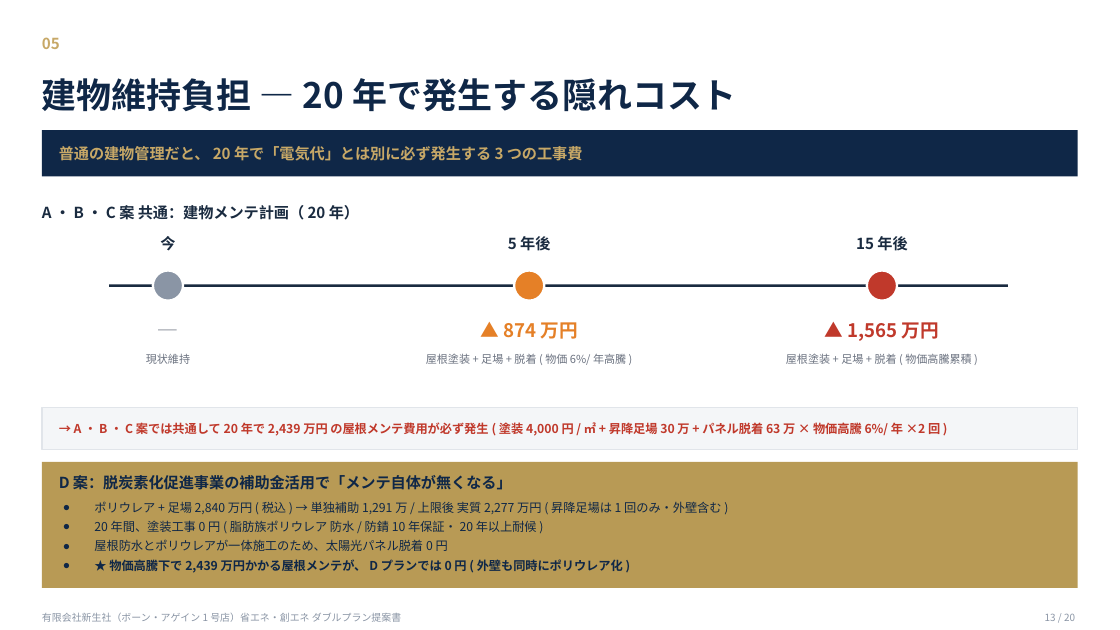
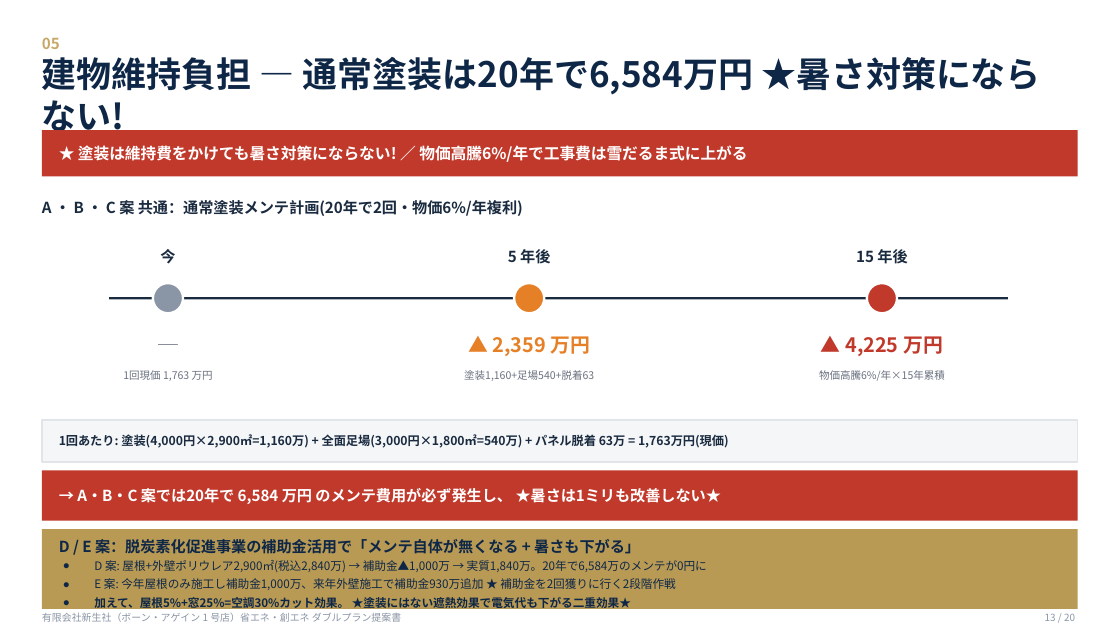
Before and after one commit to t-terasaki-beep/syscom-sustainashield, a slide deck: slide 13 of proposals/shinseisha/新生社様_省エネ創エネダブルプラン提案書.pptx. Drawn at 1120x630 pixels with LibreOffice and Linux fonts; fonts in the diff are those of the drawing. Boxes give left, top, right and bottom in pixels: in the first picture for what was removed or moved away, otherwise in the second. Text is boxed around its words. In the diff, an @@ line names an element or a change of style, - is before the commit and + after.

Commit message:
新生社 MP3音声埋め込み・5プラン完成版

```diff
--- a/proposals/shinseisha/新生社様_省エネ創エネダブルプラン提案書.pptx
+++ b/proposals/shinseisha/新生社様_省エネ創エネダブルプラン提案書.pptx
@@ text at [42, 57, 1041, 139]: text changed @@
-建物維持負担 ― 20 年で発生する隠れコスト
+建物維持負担 ― 通常塗装は20年で6,584万円 ★暑さ対策にならない!
@@ rectangle at [42, 130, 1078, 176]: fill #0F2747 to #C0392B @@
@@ text at [78, 145, 747, 162]: text changed; size 13 to 13.5 pt; text colour #C7A867 to #FFFFFF @@
-普通の建物管理だと、 20 年で「電気代」とは別に必ず発生する 3 つの工事費
+★ 塗装は維持費をかけても暑さ対策にならない! ／ 物価高騰6%/年で工事費は雪だるま式に上がる
@@ text at [42, 198, 523, 218]: text changed @@
-A ・ B ・ C 案 共通：建物メンテ計画（ 20 年）
+A ・ B ・ C 案 共通：通常塗装メンテ計画(20年で2回・物価6%/年複利)
@@ 3 texts: place and size @@
-3 texts at [160, 236, 907, 251]
+3 texts at [160, 249, 907, 264]
@@ text "─": place and size @@
-text "─" at [59, 315, 277, 344]
+text "─" at [59, 328, 277, 361]
@@ text "─" at [59, 328, 277, 361]: size 16 to 17 pt @@
@@ text removed at [146, 354, 190, 364] @@
-現状維持
@@ text at [493, 336, 590, 356]: text changed; size 16 to 17 pt @@
-▲ 874 万円
+▲ 2,359 万円
@@ text at [845, 336, 943, 356]: text changed; size 16 to 17 pt @@
-▲ 1,565 万円
+▲ 4,225 万円
@@ text added at [123, 370, 213, 381], 9 pt, text #6B7280 @@
+1回現価 1,763 万円
@@ text at [464, 370, 594, 381]: text changed; size 9.5 to 9 pt @@
-屋根塗装 + 足場 + 脱着 ( 物価 6%/ 年高騰 )
+塗装1,160+足場540+脱着63
@@ text at [819, 370, 945, 381]: text changed; size 9.5 to 9 pt @@
-屋根塗装 + 足場 + 脱着 ( 物価高騰累積 )
+物価高騰6%/年×15年累積
@@ 3 ellipses, 1 line, 1 rectangle: place and size @@
-3 ellipses, 1 line, 1 rectangle at [42, 271, 1078, 450]
+3 ellipses, 1 line, 1 rectangle at [42, 283, 1078, 462]
@@ text added at [59, 434, 729, 448], 10.5 pt, text #1A2B40, bold @@
+1回あたり: 塗装(4,000円×2,900㎡=1,160万) + 全面足場(3,000円×1,800㎡=540万) + パネル脱着 63万 = 1,763万円(現価)
@@ rectangle added at [42, 471, 1078, 521], fill #C0392B @@
@@ text at [77, 488, 721, 504]: text changed; size 10.5 to 13 pt; text colour #C0392B to #FFFFFF @@
-→ A ・ B ・ C 案では共通して 20 年で 2,439 万円 の屋根メンテ費用が必ず発生 ( 塗装 4,000 円 / ㎡ + 昇降足場 30 万 + パネル脱着 63 万 × 物価高騰 6%/ 年 ×2 回 )
+→ A・B・C 案では20年で 6,584 万円 のメンテ費用が必ず発生し、 ★暑さは1ミリも改善しない★
@@ text removed at [94, 501, 721, 573] @@
-● ポリウレア + 足場 2,840 万円 ( 税込 ) → 単独補助 1,291 万 / 上限後 実質 2,277 万円 ( 昇降足場は 1 回のみ・外壁含む )
-● 20 年間、塗装工事 0 円 ( 脂肪族ポリウレア 防水 / 防錆 10 年保証・ 20 年以上耐候 )
-● 屋根防水とポリウレアが一体施工のため、太陽光パネル脱着 0 円
-● ★ 物価高騰下で 2,439 万円かかる屋根メンテが、 D プランでは 0 円 ( 外壁も同時にポリウレア化 )
@@ rectangle: place and size @@
-rectangle at [42, 462, 1078, 588]
+rectangle at [42, 529, 1078, 609]
@@ text at [59, 539, 640, 554]: text changed @@
-D 案：脱炭素化促進事業の補助金活用で「メンテ自体が無くなる」
+D / E 案：脱炭素化促進事業の補助金活用で「メンテ自体が無くなる + 暑さも下がる」
@@ text added at [94, 560, 707, 611], 10 pt, text #0F2747 @@
+● D 案: 屋根+外壁ポリウレア2,900㎡(税込2,840万) → 補助金▲1,000万 → 実質1,840万。20年で6,584万のメンテが0円に
+● E 案: 今年屋根のみ施工し補助金1,000万、来年外壁施工で補助金930万追加 ★ 補助金を2回獲りに行く2段階作戦
+● 加えて、屋根5%+窓25%=空調30%カット効果。 ★塗装にはない遮熱効果で電気代も下がる二重効果★
```
Also in this commit, not shown: 4 other slides changed, 34 other files.
